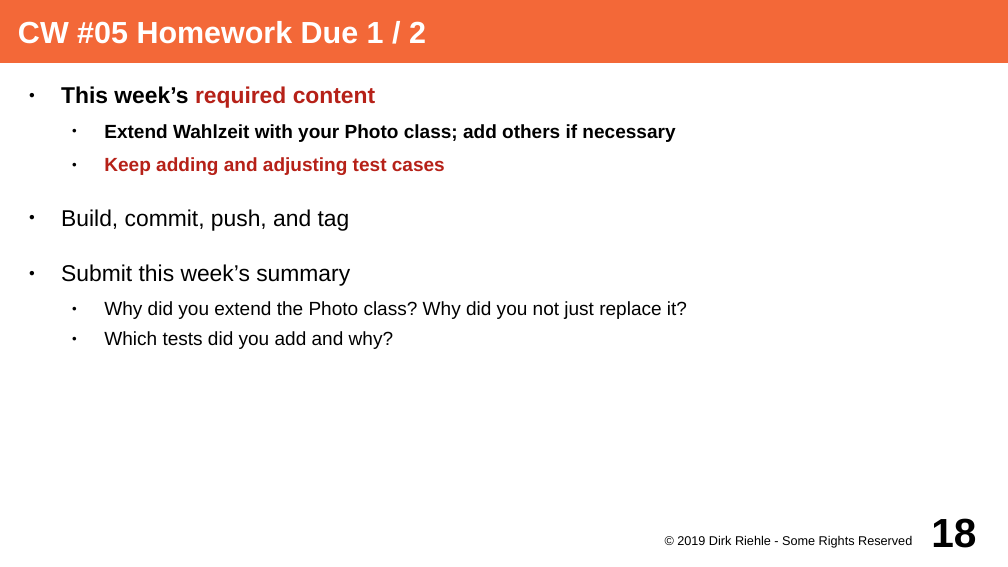
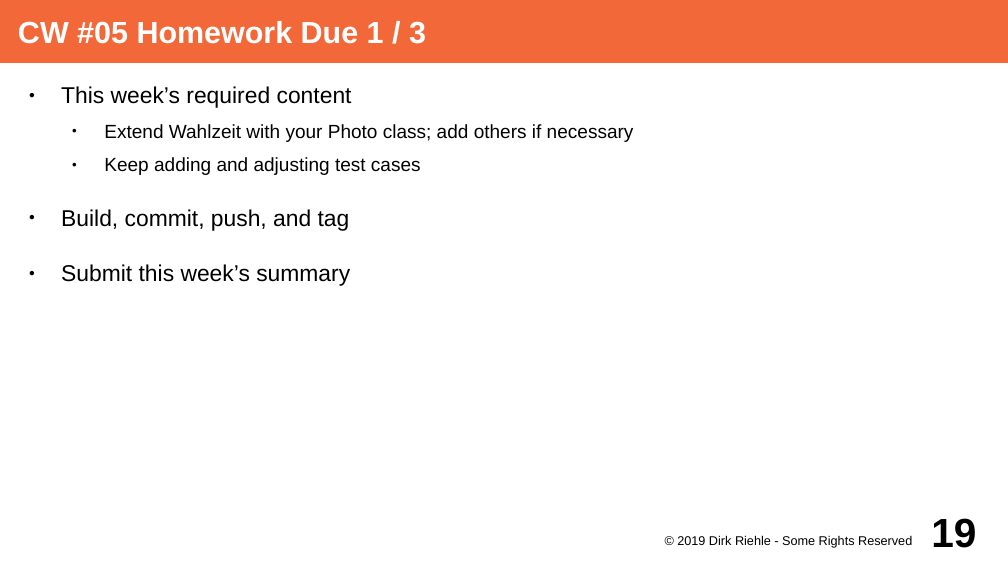
Before and after one commit to dirkriehle/adap-course, a slide deck: slide 19 of Lecture Slides/ADAP A02 - Course Schedule.odp (slide 18 before the commit). Drawn at 1008x567 pixels with LibreOffice and Linux fonts; fonts in the diff are those of the drawing. Boxes give left, top, right and bottom in pixels: in the first picture for what was removed or moved away, otherwise in the second. Text is boxed around its words. In the diff, an @@ line names an element or a change of style, - is before the commit and + after.

```diff
--- a/Lecture Slides/ADAP A02 - Course Schedule.odp
+++ b/Lecture Slides/ADAP A02 - Course Schedule.odp
@@ title at (18, 21, 426, 44): text changed @@
-CW #05 Homework Due 1 / 2
+CW #05 Homework Due 1 / 3
@@ text at (61, 86, 634, 175): text colour #B62118 to #000000 in "required content", "Keep adding and adjusting test cases"; bold off in "This week’s required content", "Extend Wahlzeit with your Photo class; add ...", "Keep adding and adjusting test cases" @@
@@ text at (104, 301, 687, 349): paragraphs removed @@
-  ● Why did you extend the Photo class? Why did you not just replace it?
-  ● Which tests did you add and why?
@@ page number at (931, 518, 976, 548): text changed @@
-18
+19
```
Also in this commit, not shown: 34 other slides changed, 10 slides added, 7 other files.
